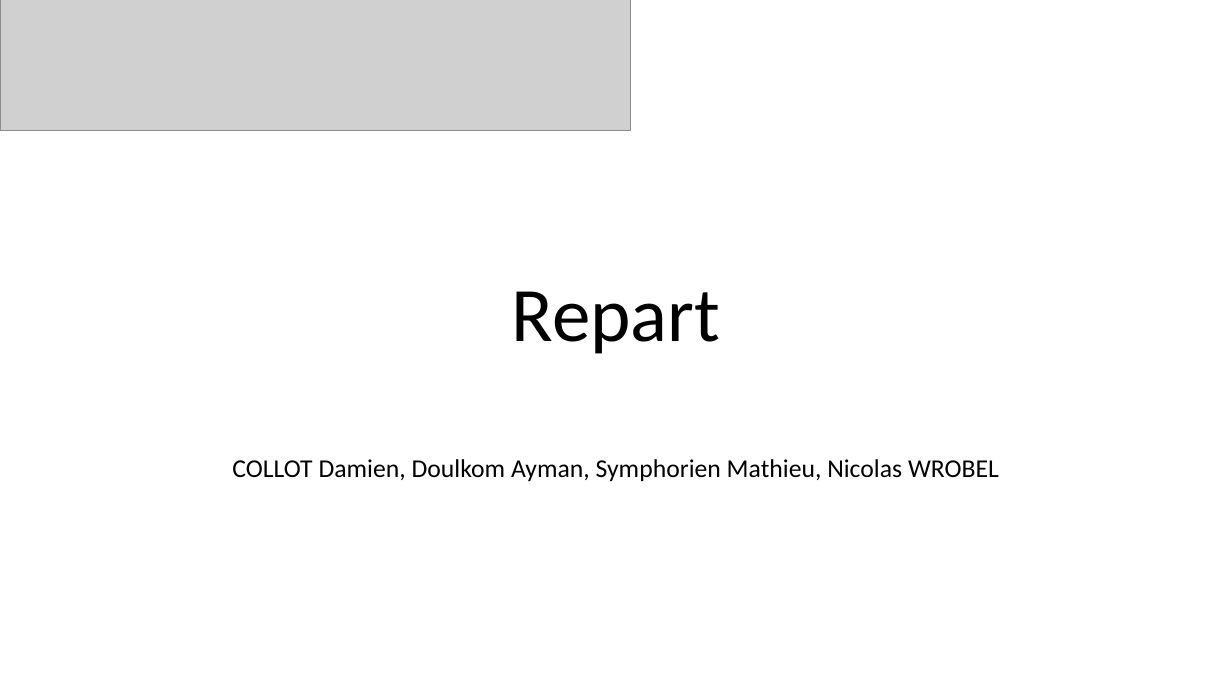
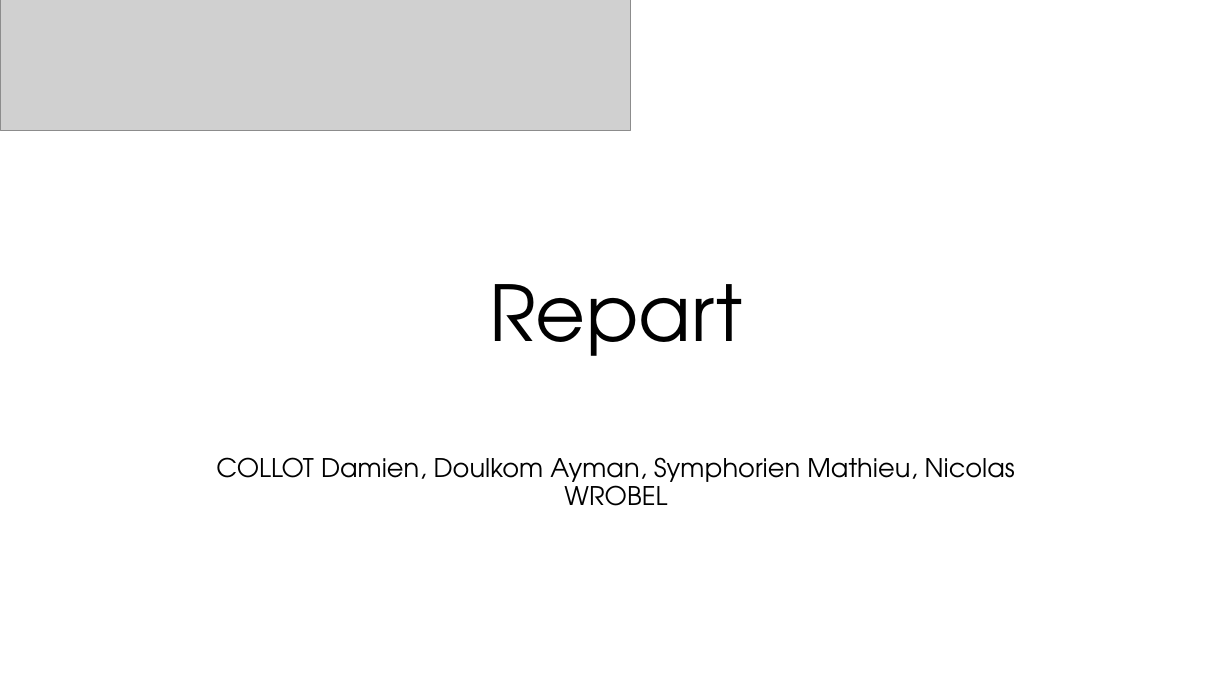
Before and after one commit to Damien-Collot/Repart, a slide deck: slide 1 of Présentation Repart.pptx. Drawn at 1232x693 pixels with LibreOffice and Linux fonts; fonts in the diff are those of the drawing; grey boxes stand for pictures. Boxes give left, top, right and bottom in pixels: in the first picture for what was removed or moved away, otherwise in the second. Text is boxed around its words. In the diff, an @@ line names an element or a change of style, - is before the commit and + after.

```diff
--- a/Présentation Repart.pptx
+++ b/Présentation Repart.pptx
@@ title "Repart" at (489, 284, 742, 356): font Calibri to TeX Gyre Adventor @@
@@ subtitle "COLLOT Damien, Doulkom Ayman, Symphorien ..." at (216, 457, 1015, 506): font Calibri to TeX Gyre Adventor @@
```
Also in this commit, not shown: 1 other slide changed, 1 slide added, 1 slide removed, 1 other file.
